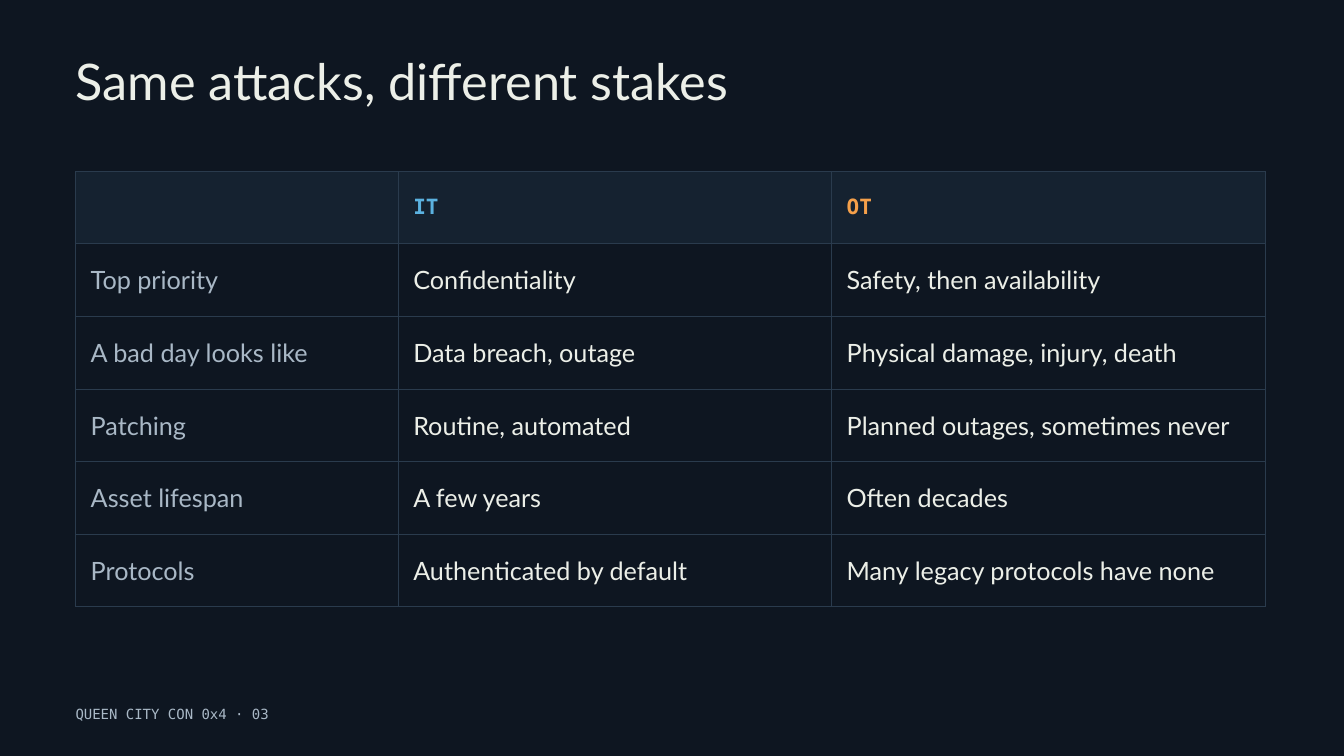
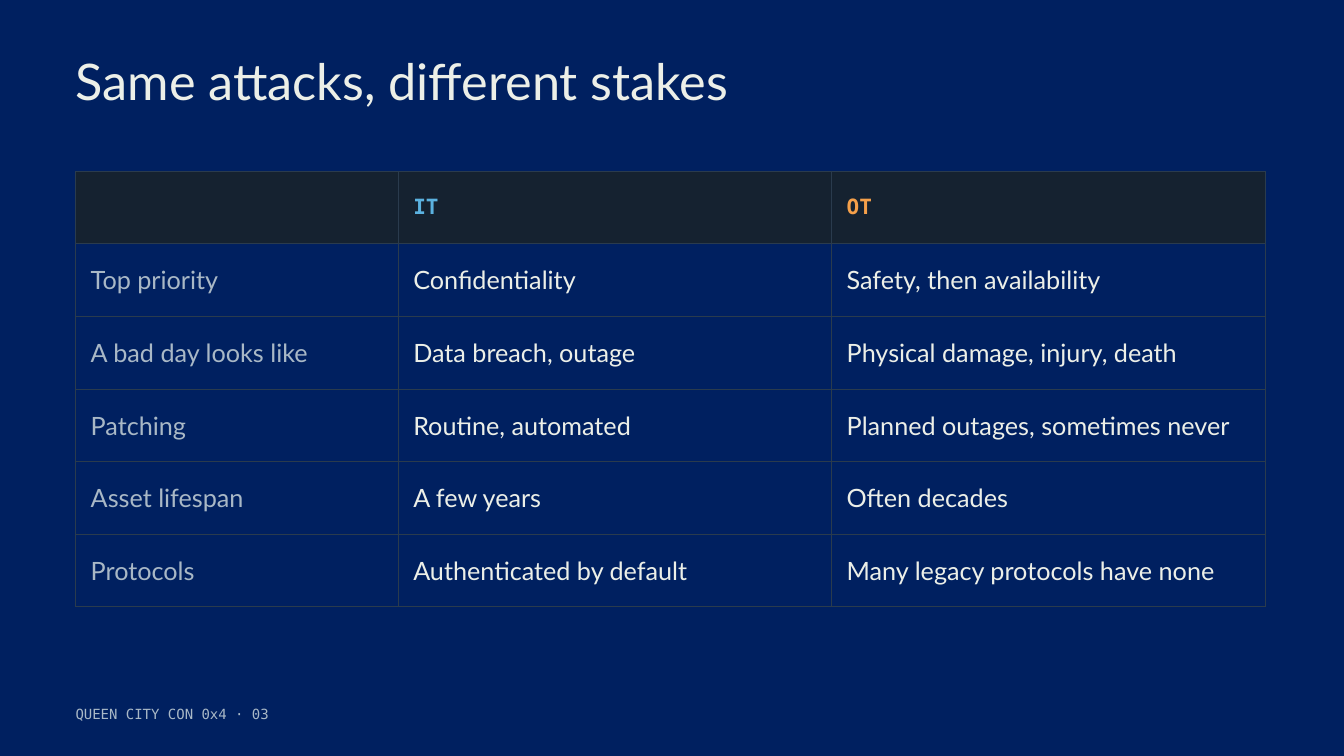
Before and after one commit to moaderboat/Hospital-IoT-HomeLab, a slide deck: slide 3 of Queen_City_Con/When the Sensor Lies v2.pptx. Drawn at 1344x756 pixels with LibreOffice and Linux fonts; fonts in the diff are those of the drawing. Boxes give left, top, right and bottom in pixels: in the first picture for what was removed or moved away, otherwise in the second. Text is boxed around its words. In the diff, an @@ line names an element or a change of style, - is before the commit and + after.

```diff
--- a/Queen_City_Con/When the Sensor Lies v2.pptx
+++ b/Queen_City_Con/When the Sensor Lies v2.pptx
@@ background #0E1621 to #002060 @@
```
Also in this commit, not shown: 15 other slides changed, 2 slides added.
